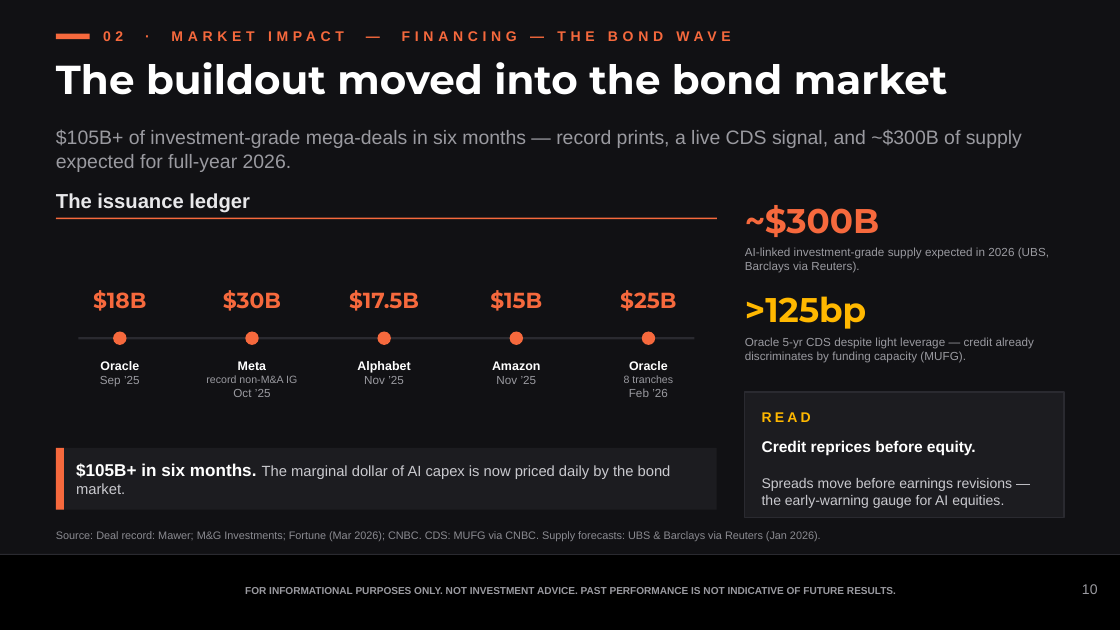
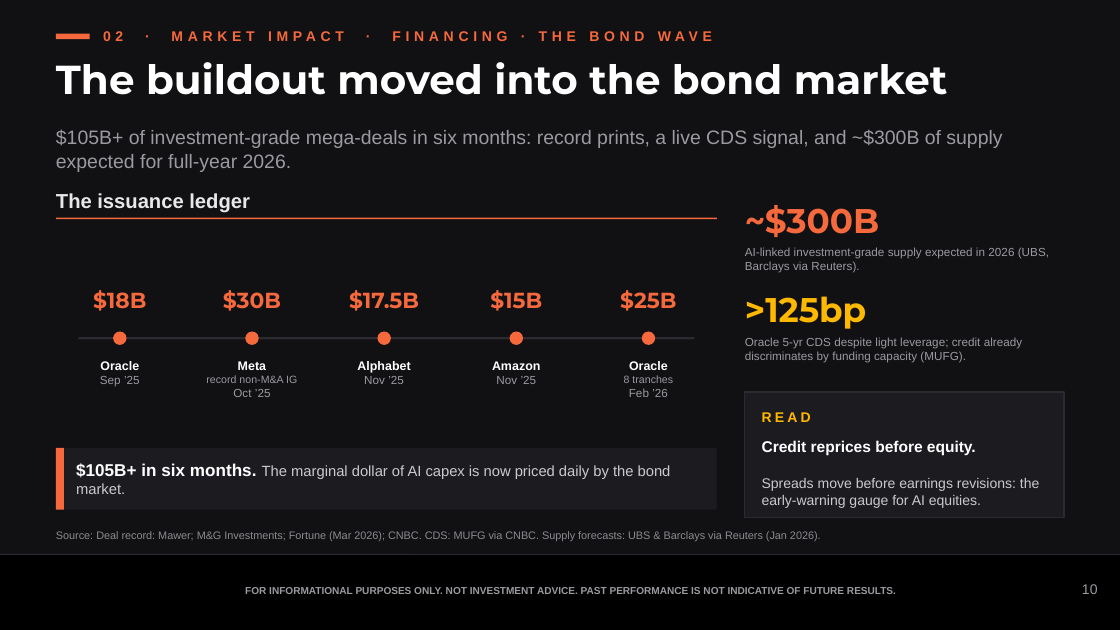
Before and after one commit to samuelcmcclellan-cell/ai-markets-deck, a slide deck: slide 10 of ai-markets-deck.pptx. Drawn at 1120x630 pixels with LibreOffice and Linux fonts; fonts in the diff are those of the drawing. Boxes give left, top, right and bottom in pixels: in the first picture for what was removed or moved away, otherwise in the second. Text is boxed around its words. In the diff, an @@ line names an element or a change of style, - is before the commit and + after.

```diff
--- a/ai-markets-deck.pptx
+++ b/ai-markets-deck.pptx
@@ text at (103,31,712,41): text changed @@
-02 · MARKET IMPACT — FINANCING — THE BOND WAVE
+02 · MARKET IMPACT · FINANCING · THE BOND WAVE
@@ text at (56,129,1002,172): text changed @@
-$105B+ of investment-grade mega-deals in six months — record prints, a live CDS signal, and ~$300B of supply expected for full-year 2026.
+$105B+ of investment-grade mega-deals in six months: record prints, a live CDS signal, and ~$300B of supply expected for full-year 2026.
@@ text at (745,337,1022,363): text changed @@
-Oracle 5-yr CDS despite light leverage — credit already discriminates by funding capacity (MUFG).
+Oracle 5-yr CDS despite light leverage; credit already discriminates by funding capacity (MUFG).
@@ text at (762,478,1039,508): text changed @@
-Spreads move before earnings revisions — the early-warning gauge for AI equities.
+Spreads move before earnings revisions: the early-warning gauge for AI equities.
```
Also in this commit, not shown: 12 other slides changed, 19 other files.
